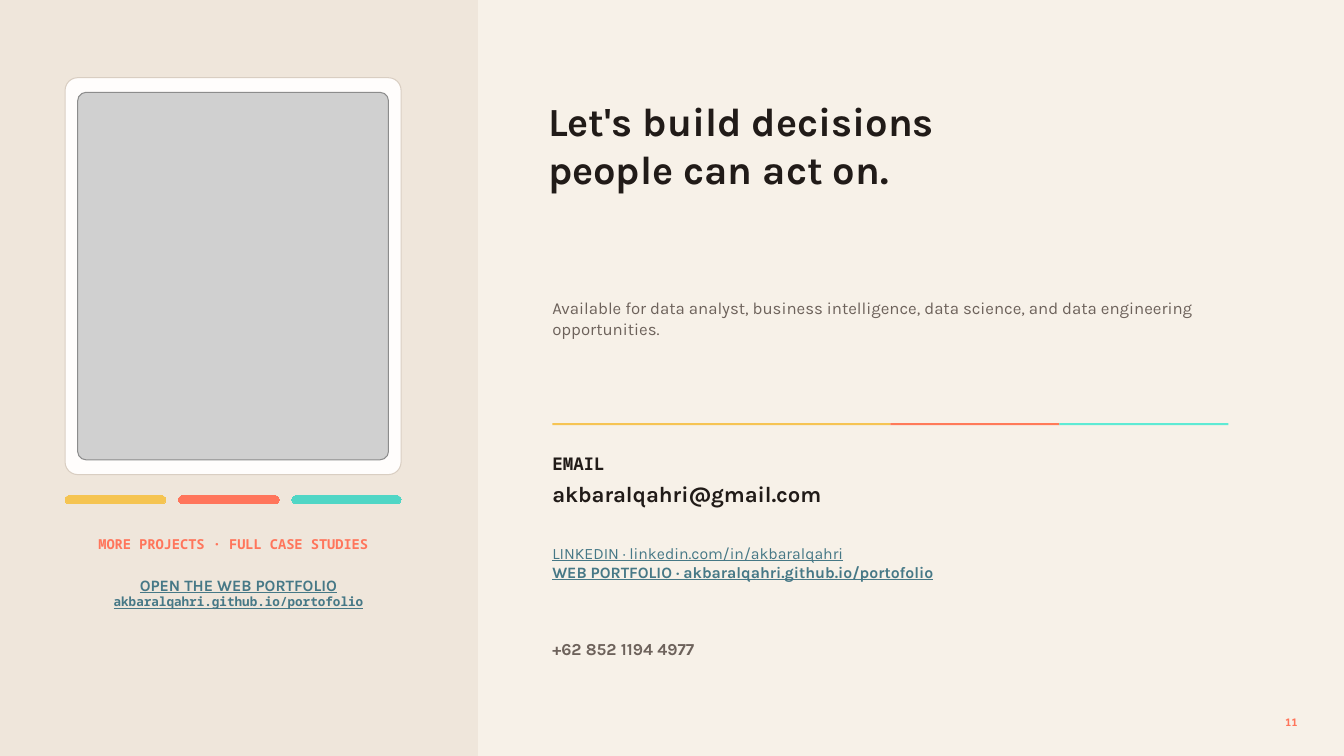
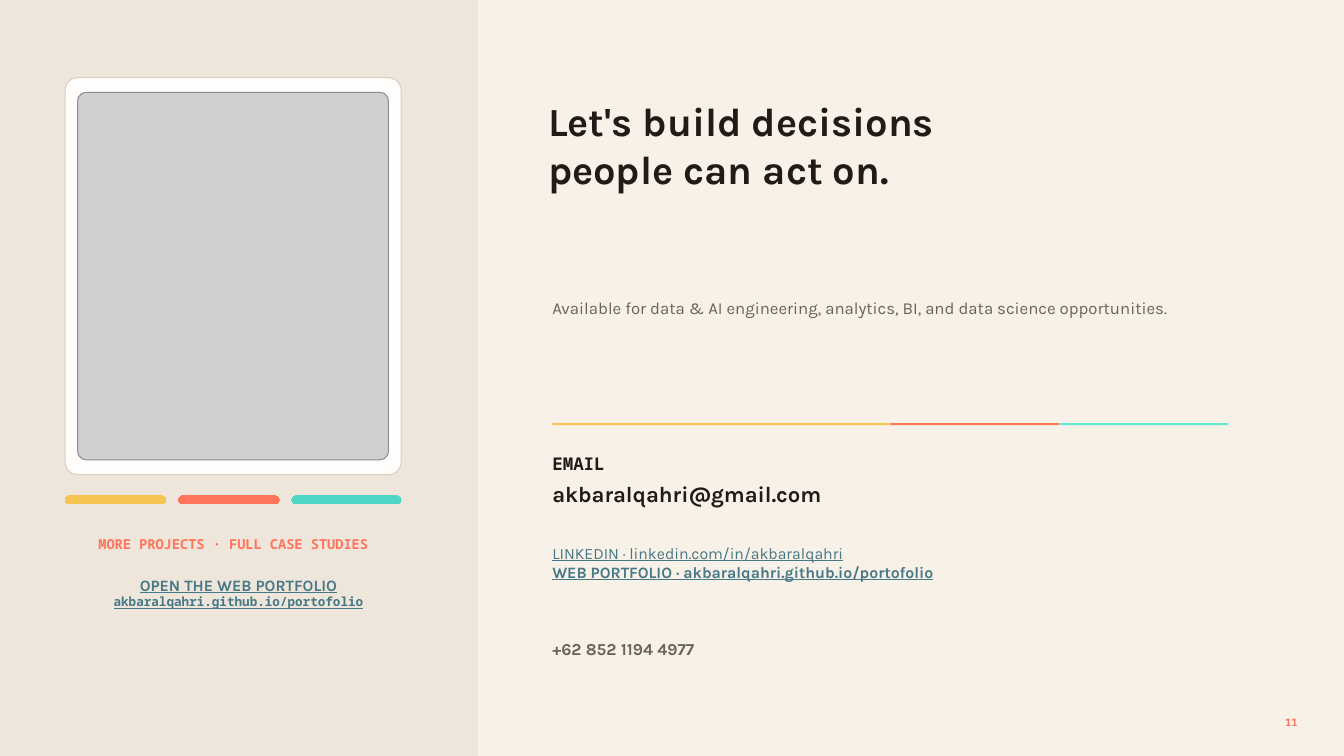
Before and after one commit to akbaralqahri/portofolio, a slide deck: slide 11 of outputs/Muhammad_Ali_Akbar_Al-Qahri_Portfolio_Minimal.pptx. Drawn at 1344x756 pixels with LibreOffice and Linux fonts; fonts in the diff are those of the drawing; grey boxes stand for pictures. Boxes give left, top, right and bottom in pixels: in the first picture for what was removed or moved away, otherwise in the second. Text is boxed around its words. In the diff, an @@ line names an element or a change of style, - is before the commit and + after.

```diff
--- a/outputs/Muhammad_Ali_Akbar_Al-Qahri_Portfolio_Minimal.pptx
+++ b/outputs/Muhammad_Ali_Akbar_Al-Qahri_Portfolio_Minimal.pptx
@@ text at bbox=[552, 302, 1167, 318]: text changed @@
-Available for data analyst, business intelligence, data science, and data engineering opportunities.
+Available for data & AI engineering, analytics, BI, and data science opportunities.
```
Also in this commit, not shown: 1 other slide changed, 7 other files.
